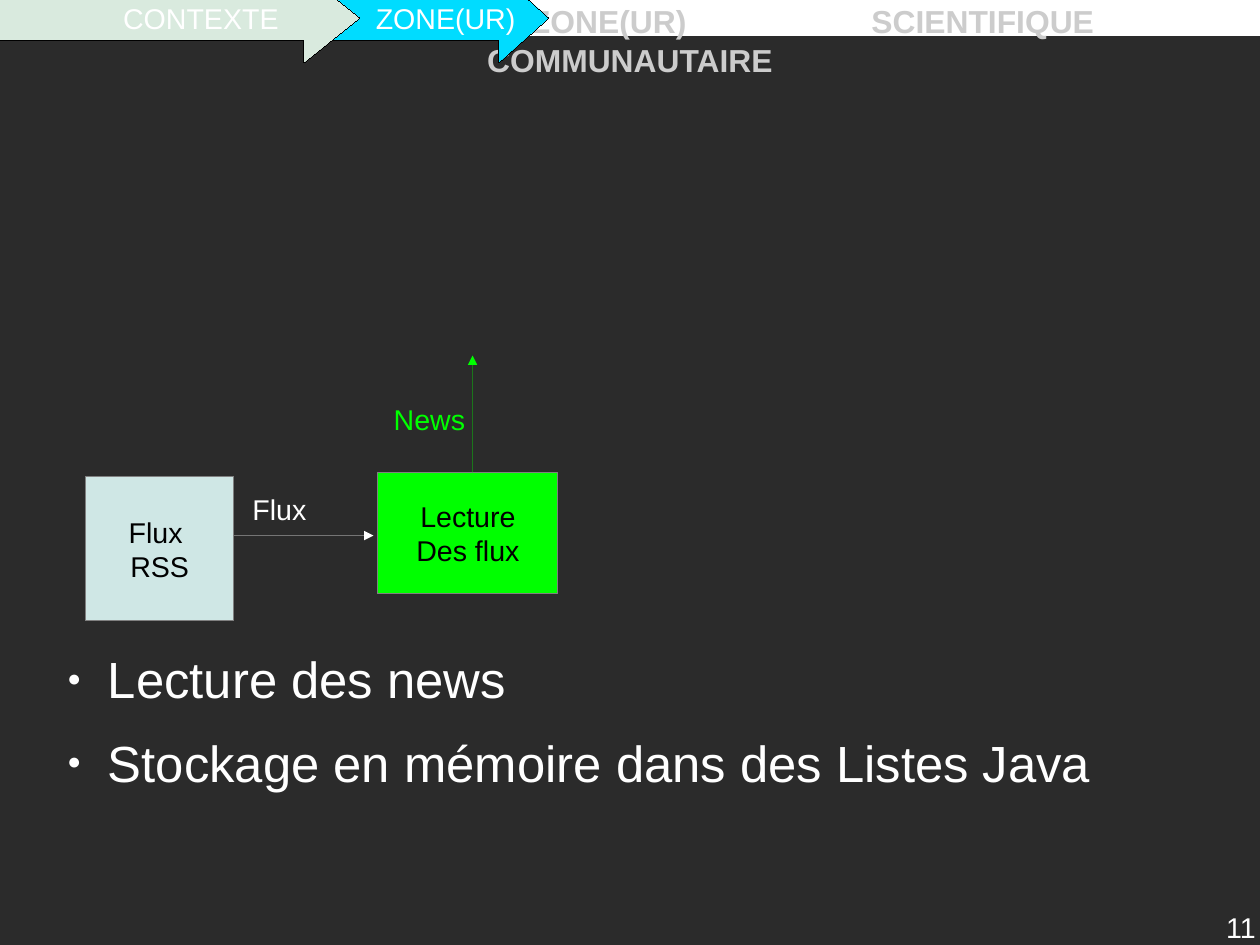
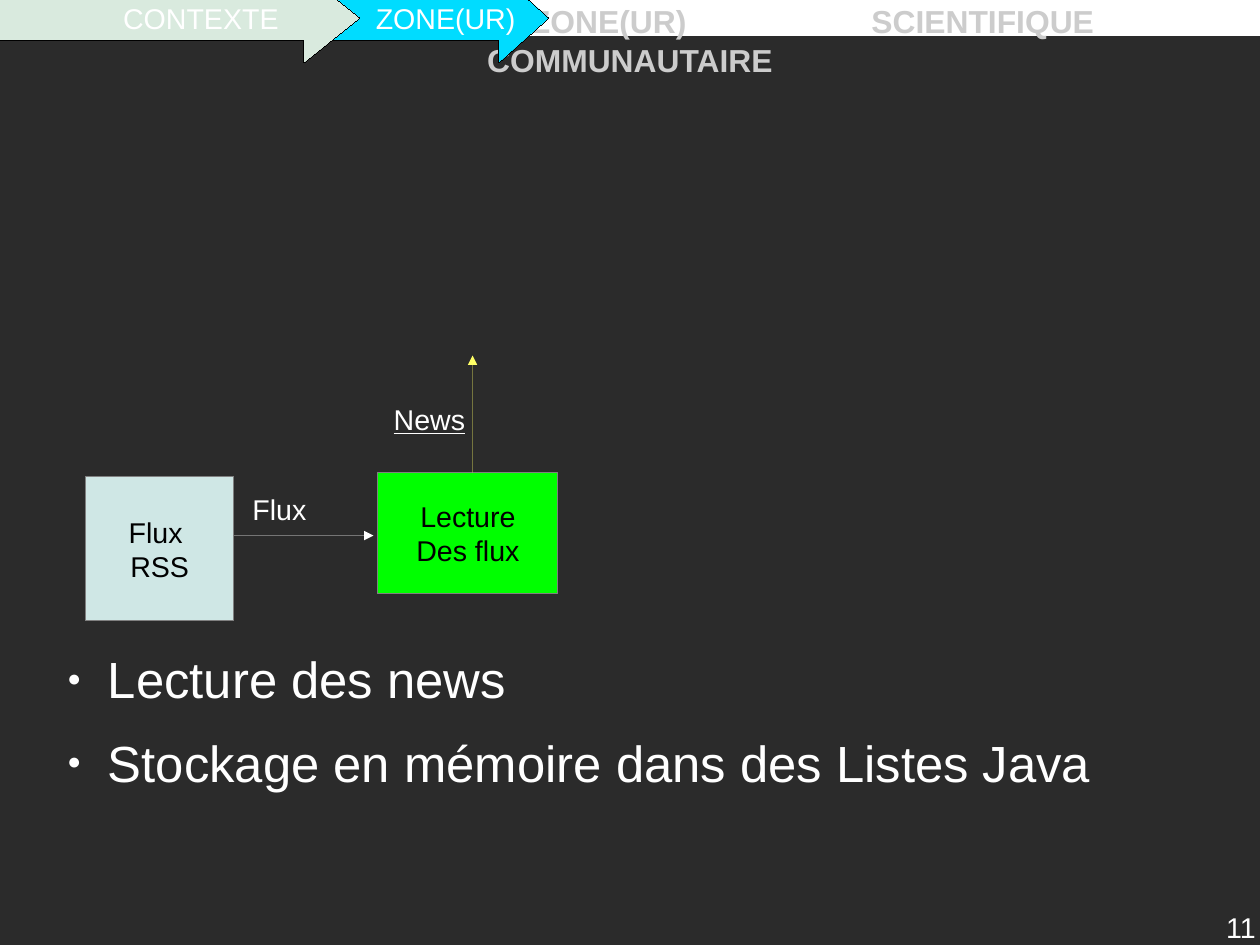
Before and after one commit to descl/ZONE, a slide deck: slide 11 of Rapport/presentation.odp. Drawn at 1260x945 pixels with LibreOffice and Linux fonts; fonts in the diff are those of the drawing; background and template pictures are left out; a plain dark background stands for a picture behind light text. Boxes give left, top, right and bottom in pixels: in the first picture for what was removed or moved away, otherwise in the second. Text is boxed around its words. In the diff, an @@ line names an element or a change of style, - is before the commit and + after.

```diff
--- a/Rapport/presentation.odp
+++ b/Rapport/presentation.odp
@@ arrow (472, 472) - (472, 356): stroke #00FF00 0 pt to #FFFF66 0 pt @@
@@ text "News" at box(394, 410, 465, 434): text colour #00FF00 to #FFFFFF, underline on @@
```
Also in this commit, not shown: 17 other slides changed, 2 slides added, 3 slides removed, 4 other files.
